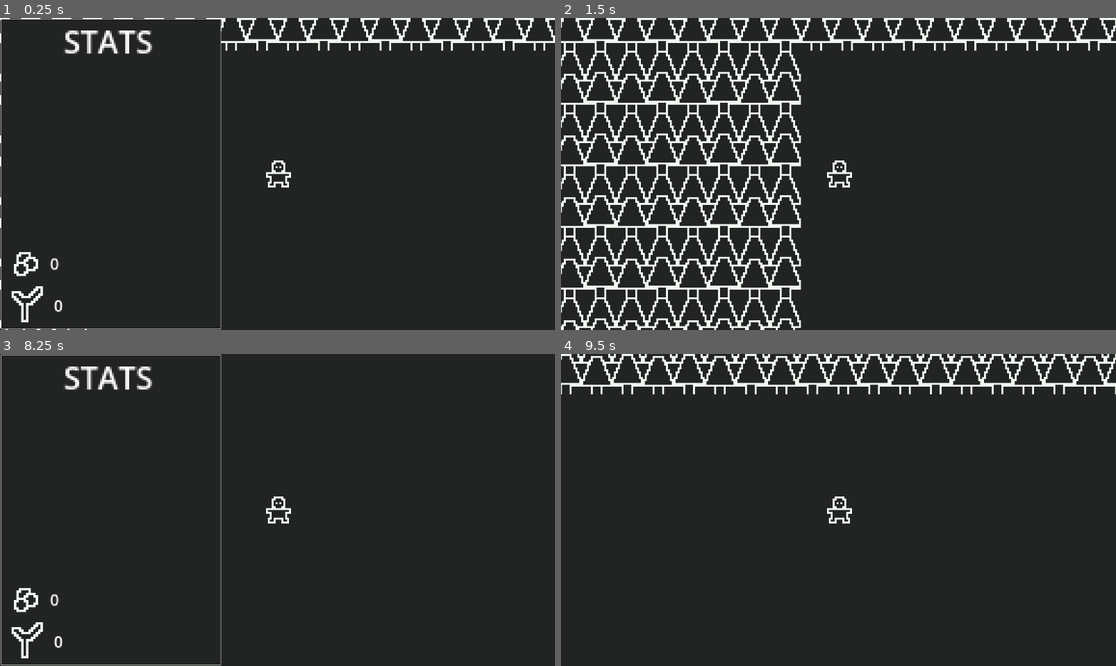
Above: before the commit, frames 1-4 (two rows, left to right).
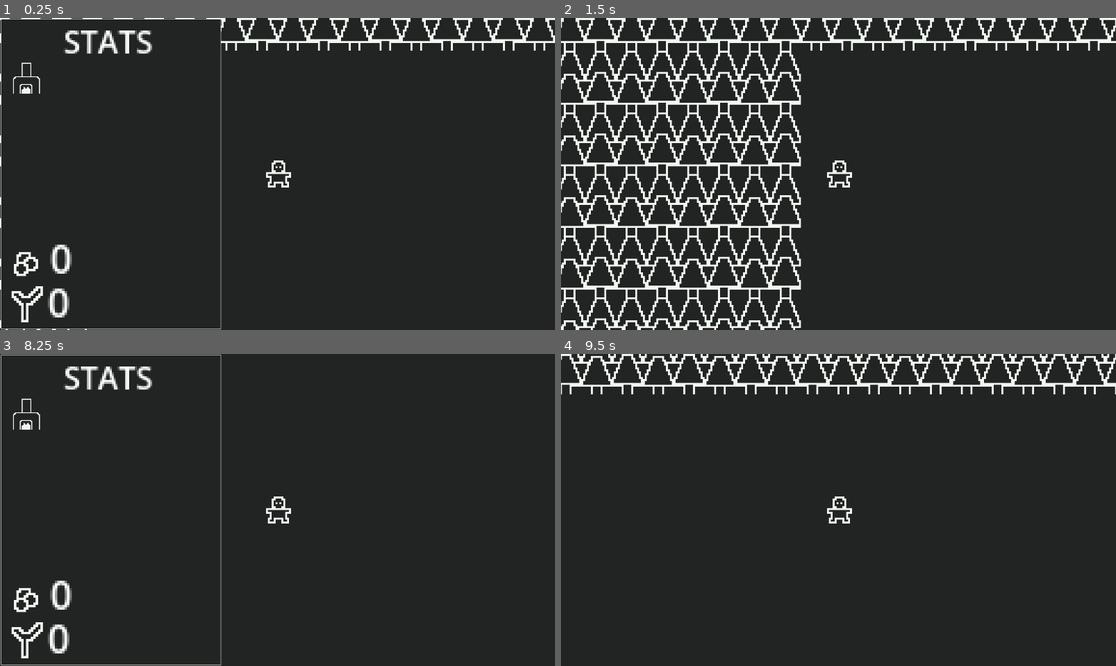
Above: after the commit, the same moments.

Repository: ArthurNaue/survival
Game: Godot game, scene res://scenes/world/root/world.tscn
Same seed, same stepped clock (60 frames per second), same inputs: the game is played once before the commit and once after it.
Inputs (mouse positions are in pixels of both pictures, inside the frame that each line leads up to):
- Up to frame 1 (0.25 s): no input
- Up to frame 2 (1.5 s): tap Enter at 0.5 s; move the mouse to (960, 158) at 0.52 s; hold A (A) 0.53-1.28 s; tap D (D) at 0.8, 1.35 s; move the mouse to (727, 189) at 1.27 s
- Up to frame 3 (8.25 s): tap S (S) at 1.55, 6.8, 7.35 s; tap Space at 2, 5, 8 s; move the mouse to (333, 441) at 2.02 s; hold S (S) 2.03-2.78 s; tap Tab (TAB) at 2.3, 2.85, 7.55 s; move the mouse to (249, 572) at 2.77 s; tap W (W) at 3.05 s; tap Enter at 3.5, 6.5 s; move the mouse to (444, 556) at 3.52 s; hold W (W) 3.53-4.28 s; tap E (E, bound only after the commit) at 3.8, 4.35 s; move the mouse to (111, 463) at 4.27 s; click (111, 463) at 4.55 s; move the mouse to (305, 510) at 5.02 s; hold A (A) 5.03-5.78 s; click (305, 510) at 5.1 s; move the mouse to (194, 432) at 5.77 s; tap A (A) at 5.85 s; tap D (D) at 6.05 s; move the mouse to (399, 494) at 6.52 s; hold D (D) 6.53-7.28 s; move the mouse to (166, 525) at 7.27 s; move the mouse to (333, 441) at 8.02 s; hold Tab (TAB) from 8.03 s (still down)
- Up to frame 4 (9.5 s): tap W (W) at 8.3, 8.85 s; move the mouse to (810, 572) at 8.77 s; release Tab (TAB) at 8.78 s; tap E (E, bound only after the commit) at 9.05 s

The runs differ from the first frame. In frame 1, 0.6% of the frame differs, in the area x 2-14%, y 14-96%; in frame 2, nothing differs; in frame 3, 0.6%; in frame 4, nothing differs.

Commit message:
adicionei construcoes

Diff:
--- a/project.godot
+++ b/project.godot
@@ -18,6 +18,7 @@
 
 PlayerManager="*res://scripts/managers/playerManager/root/playerManager.gd"
 WorldManager="*res://scripts/managers/worldManager/root/worldManager.gd"
+ConstructionManager="*res://scripts/managers/constructionManager/root/constructionManager.gd"
 
 [global_group]
 
@@ -46,9 +47,19 @@
 "events": [Object(InputEventKey,"resource_local_to_scene":false,"resource_name":"","device":-1,"window_id":0,"alt_press …(192 unchanged characters)…
 ]
 }
+E={
+"deadzone": 0.5,
+"events": [Object(InputEventKey,"resource_local_to_scene":false,"resource_name":"","device":-1,"window_id":0,"alt_pressed":false,"shift_pressed":false,"ctrl_pressed":false,"meta_pressed":false,"pressed":false,"keycode":0,"physical_keycode":69,"key_label":0,"unicode":101,"location":0,"echo":false,"script":null)
+]
+}
 TAB={
 "deadzone": 0.5,
 "events": [Object(InputEventKey,"resource_local_to_scene":false,"resource_name":"","device":-1,"window_id":0,"alt_press …(195 unchanged characters)…
+]
+}
+M1={
+"deadzone": 0.5,
+"events": [Object(InputEventMouseButton,"resource_local_to_scene":false,"resource_name":"","device":-1,"window_id":0,"alt_pressed":false,"shift_pressed":false,"ctrl_pressed":false,"meta_pressed":false,"button_mask":0,"position":Vector2(0, 0),"global_position":Vector2(0, 0),"factor":1.0,"button_index":1,"canceled":false,"pressed":false,"double_click":false,"script":null)
 ]
 }
 
--- /dev/null
+++ b/scenes/constructions/furnance/root/furnance.tscn
@@ -0,0 +1,77 @@
+[gd_scene load_steps=7 format=3 uid="uid://c407t8daykb32"]
+
+[ext_resource type="Script" path="res://scripts/constructionObjects/root/constructionObjects.gd" id="1_8pj86"]
+[ext_resource type="Texture2D" uid="uid://w1juspoi5ey1" path="res://assets/images/constructions/furnance/root/furnance.png" id="2_gqkm1"]
+
+[sub_resource type="Animation" id="Animation_wbnoc"]
+resource_name = "use"
+length = 0.2
+tracks/0/type = "value"
+tracks/0/imported = false
+tracks/0/enabled = true
+tracks/0/path = NodePath("sprite:scale")
+tracks/0/interp = 1
+tracks/0/loop_wrap = true
+tracks/0/keys = {
+"times": PackedFloat32Array(0, 0.1, 0.2),
+"transitions": PackedFloat32Array(1, 1, 1),
+"update": 0,
+"values": [Vector2(1, 1), Vector2(0.5, 1.5), Vector2(1, 1)]
+}
+
+[sub_resource type="Animation" id="Animation_2xl4v"]
+length = 0.001
+tracks/0/type = "value"
+tracks/0/imported = false
+tracks/0/enabled = true
+tracks/0/path = NodePath("sprite:scale")
+tracks/0/interp = 1
+tracks/0/loop_wrap = true
+tracks/0/keys = {
+"times": PackedFloat32Array(0),
+"transitions": PackedFloat32Array(1),
+"update": 0,
+"values": [Vector2(1, 1)]
+}
+
+[sub_resource type="AnimationLibrary" id="AnimationLibrary_6cc28"]
+_data = {
+"RESET": SubResource("Animation_2xl4v"),
+"use": SubResource("Animation_wbnoc")
+}
+
+[sub_resource type="RectangleShape2D" id="RectangleShape2D_gj5r5"]
+size = Vector2(42, 43)
+
+[node name="furnance" type="StaticBody2D"]
+collision_mask = 2
+script = ExtResource("1_8pj86")
+
+[node name="sprite" type="Sprite2D" parent="."]
+texture = ExtResource("2_gqkm1")
+
+[node name="CollisionPolygon2D" type="CollisionPolygon2D" parent="."]
+polygon = PackedVector2Array(-14, 16, 14, 16, 14, 0, 13, 0, 13, -1, 12, -1, 12, -2, 5, -2, 5, -16, -5, -16, -5, -2, -12, -2, -12, -1, -13, -1, -13, 0, -14, 0)
+
+[node name="anim" type="AnimationPlayer" parent="."]
+libraries = {
+"": SubResource("AnimationLibrary_6cc28")
+}
+
+[node name="interactText" type="RichTextLabel" parent="."]
+visible = false
+offset_left = -5.0
+offset_top = -39.0
+offset_right = 9.0
+offset_bottom = -15.0
+text = "E"
+
+[node name="hitbox" type="Area2D" parent="."]
+collision_mask = 2
+
+[node name="col" type="CollisionShape2D" parent="hitbox"]
+position = Vector2(0, 0.5)
+shape = SubResource("RectangleShape2D_gj5r5")
+
+[connection signal="area_entered" from="hitbox" to="." method="_on_hitbox_area_entered"]
+[connection signal="area_exited" from="hitbox" to="." method="_on_hitbox_area_exited"]
--- a/scenes/entities/player/root/player.tscn
+++ b/scenes/entities/player/root/player.tscn
@@ -1,9 +1,10 @@
-[gd_scene load_steps=10 format=3 uid="uid://brqvbt8euur7w"]
+[gd_scene load_steps=11 format=3 uid="uid://brqvbt8euur7w"]
 
 [ext_resource type="Script" path="res://scripts/entities/player/root/player.gd" id="1_7lwcm"]
 [ext_resource type="Texture2D" uid="uid://cxhk02miteual" path="res://assets/images/player/root/player.png" id="1_nwyi2"]
 [ext_resource type="Texture2D" uid="uid://lj7ms8ol78pw" path="res://assets/images/items/resources/wood/root/wood.png" id="3_jp3qp"]
 [ext_resource type="Texture2D" uid="uid://xdsjqs8buwpc" path="res://assets/images/items/resources/stone/root/stone.png" id="4_5vfm0"]
+[ext_resource type="Texture2D" uid="uid://w1juspoi5ey1" path="res://assets/images/constructions/furnance/root/furnance.png" id="5_oeo6j"]
 
 [sub_resource type="RectangleShape2D" id="RectangleShape2D_7l67m"]
 size = Vector2(13, 14)
@@ -102,37 +103,50 @@
 color = Color(0.941176, 0.964706, 0.941176, 1)
 
 [node name="inventoryRect" type="ColorRect" parent="gui/inventoryRect"]
+layout_mode = 0
 offset_left = 1.0
 offset_top = 1.0
 offset_right = 456.0
 offset_bottom = 643.0
 color = Color(0.133333, 0.137255, 0.137255, 1)
 
-[node name="woodAmountText" type="RichTextLabel" parent="gui"]
-offset_left = 82.0
-offset_top = 574.0
-offset_right = 122.0
-offset_bottom = 614.0
-scale = Vector2(2, 2)
-bbcode_enabled = true
-
 [node name="wood" type="Sprite2D" parent="gui"]
 position = Vector2(54, 592)
 scale = Vector2(5, 5)
 texture = ExtResource("3_jp3qp")
 
-[node name="rockAmountText" type="RichTextLabel" parent="gui"]
-offset_left = 74.0
-offset_top = 487.0
-offset_right = 114.0
-offset_bottom = 527.0
-scale = Vector2(2, 2)
+[node name="woodAmountText" type="RichTextLabel" parent="gui/wood"]
+offset_left = -1.0
+offset_top = -12.0
+offset_right = 29.0
+offset_bottom = 20.0
 bbcode_enabled = true
 
 [node name="stone" type="Sprite2D" parent="gui"]
 position = Vector2(54, 511)
 scale = Vector2(5, 5)
 texture = ExtResource("4_5vfm0")
+
+[node name="stoneAmountText" type="RichTextLabel" parent="gui/stone"]
+offset_left = 0.2
+offset_top = -13.8
+offset_right = 30.2
+offset_bottom = 15.2
+bbcode_enabled = true
+
+[node name="furnance" type="Sprite2D" parent="gui"]
+position = Vector2(55, 125)
+scale = Vector2(2, 2)
+texture = ExtResource("5_oeo6j")
+
+[node name="furnanceButton" type="Button" parent="gui/furnance"]
+modulate = Color(1, 1, 1, 0)
+self_modulate = Color(1, 1, 1, 0)
+offset_left = -14.0
+offset_top = -16.0
+offset_right = 14.0
+offset_bottom = 16.0
+flat = true
 
 [node name="statsText" type="RichTextLabel" parent="gui"]
 offset_left = 108.0
@@ -142,3 +156,5 @@
 scale = Vector2(4, 4)
 bbcode_enabled = true
 text = "[center]STATS"
+
+[connection signal="pressed" from="gui/furnance/furnanceButton" to="." method="_on_furnance_button_pressed"]
--- /dev/null
+++ b/scripts/constructionObjects/root/constructionObjects.gd
@@ -0,0 +1,16 @@
+extends StaticBody2D
+class_name ConstructionObject
+
+@onready var interactText = $interactText
+
+func _on_hitbox_area_entered(_area: Area2D) -> void:
+	if _area.owner.is_in_group("player"):
+		interactText.visible = true
+
+func _on_hitbox_area_exited(_area: Area2D) -> void:
+	if _area.owner.is_in_group("player"):
+		interactText.visible = false
+
+func _input(_event: InputEvent) -> void:
+	if Input.is_action_just_pressed("E") and interactText.visible == true:
+		$anim.play("use")
--- a/scripts/entities/player/root/player.gd
+++ b/scripts/entities/player/root/player.gd
@@ -4,7 +4,13 @@
 @export var sprite: Sprite2D
 @export var animation: AnimationPlayer
 
+var buildMode := false
+var constructionSprite: Sprite2D
+
 func _physics_process(_delta: float) -> void:
+	if buildMode == true:
+		constructionSprite.global_position = get_global_mouse_position()
+
 	#movement
 	var moveVector = Vector2.ZERO
 	moveVector.x = Input.get_action_strength("D") - Input.get_action_strength("A")
@@ -20,11 +26,29 @@
 
 	move_and_slide()
 
-	$gui/woodAmountText.text = "[center]" + str(PlayerManager.wood)
-	$gui/rockAmountText.text = "[center]" + str(PlayerManager.rock)
+	$gui/wood/woodAmountText.text = "[center]" + str(PlayerManager.wood)
+	$gui/stone/stoneAmountText.text = "[center]" + str(PlayerManager.rock)
 
 func _input(_event: InputEvent) -> void:
 	if Input.is_action_pressed("TAB"):
 		$gui.visible = true
 	else:
 		$gui.visible = false
+
+	if Input.is_action_just_pressed("M1") and !Input.is_action_pressed("TAB") and buildMode == true:
+		var construction = ConstructionManager.constructions.furnance.instantiate() as ConstructionObject
+		WorldManager.get_world().add_child(construction)
+		construction.global_position = get_global_mouse_position()
+		buildMode = false
+		constructionSprite.queue_free()
+
+func _on_furnance_button_pressed() -> void:
+	if buildMode == false:
+		buildMode = true
+		constructionSprite = Sprite2D.new()
+		constructionSprite.global_position = get_global_mouse_position()
+		constructionSprite.texture = $gui/furnance.texture
+		add_child(constructionSprite)
+	else:
+		buildMode = false
+		constructionSprite.queue_free()
--- /dev/null
+++ b/scripts/managers/constructionManager/root/constructionManager.gd
@@ -0,0 +1,5 @@
+extends Node2D
+
+var constructions := {
+	"furnance": load("res://scenes/constructions/furnance/root/furnance.tscn")
+}
Binary file added: assets/images/constructions/furnance/root/furnance.png
Not shown, added: assets/images/constructions/furnance/root/furnance.png.import
